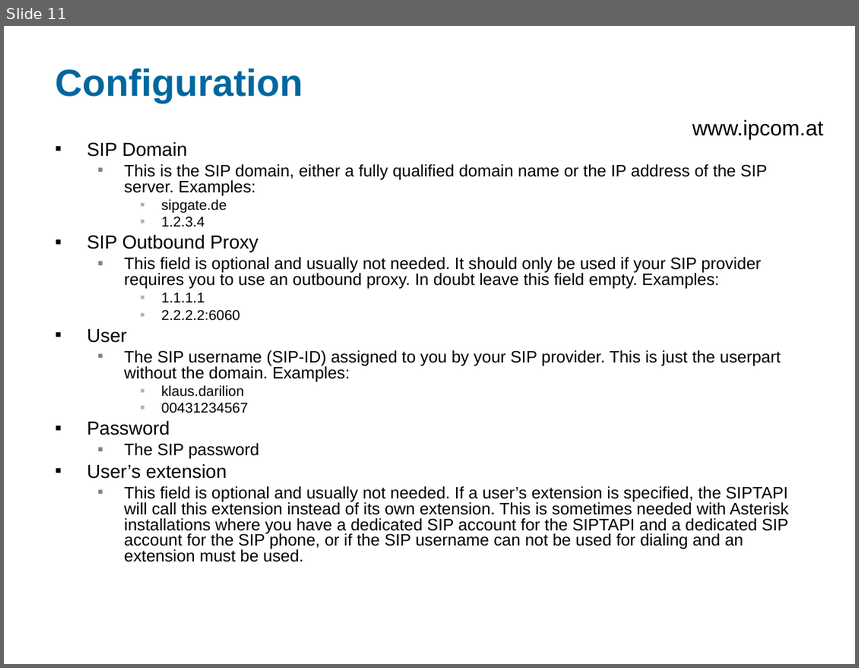
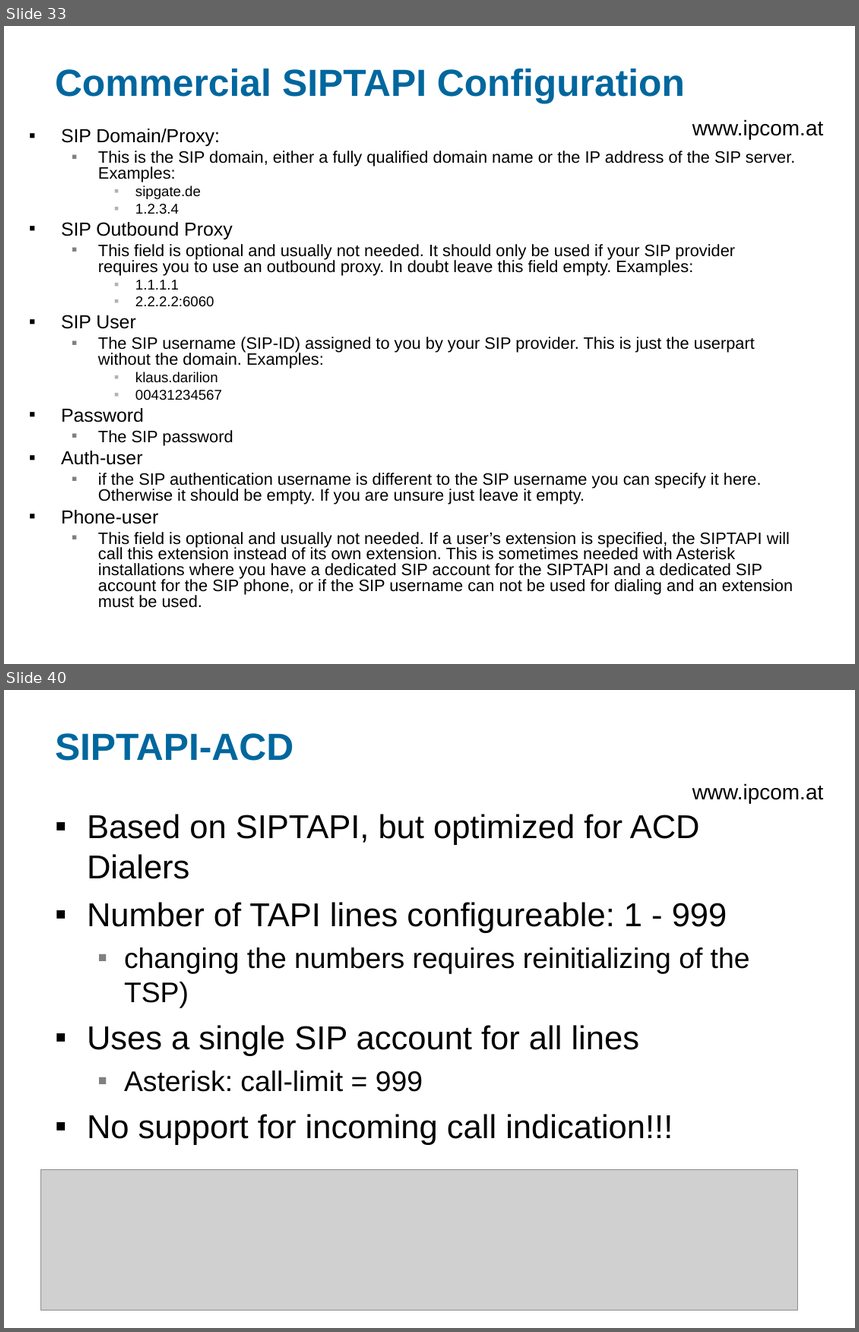
Before and after one commit to egilkh/siptapi, a slide deck: doc/SIPTAPI-README.ppt. Shown one above the other, each under a label of ours: slide 11 before the commit, slides 33 and 40 after it; the slides between them are not shown. The pictures are 859x668 and 859x1332 pixels, drawn with LibreOffice and Linux fonts; fonts in the diff are those of the drawing; grey boxes stand for pictures; background and template pictures are left out. Boxes give left, top, right and bottom in pixels: in the first picture for what was removed or moved away, otherwise in the second. Text is boxed around its words. In the diff, an @@ line names an element or a change of style, - is before the commit and + after.

Commit message:
READMe now also contains the description of the commercial SIPTAPI

```diff
--- a/doc/SIPTAPI-README.ppt
+++ b/doc/SIPTAPI-README.ppt
@@ slide 40 added at <box>4,690,855,1328</box>, background #FFFFFF; not listed: 1 template element that a slide beside it also shows @@
@@ title added at <box>55,733,294,761</box>, 32 pt, text #00679E, bold @@
+SIPTAPI-ACD
@@ text added at <box>87,814,750,1145</box>, 28 pt, text #000000 @@
+▪ Based on SIPTAPI, but optimized for ACD Dialers
+▪ Number of TAPI lines configureable: 1 - 999
+  ▪ changing the numbers requires reinitializing of the TSP)
+▪ Uses a single SIP account for all lines
+  ▪ Asterisk: call-limit = 999
+▪ No support for incoming call indication!!!
@@ picture added at <box>40,1170,798,1312</box> @@
@@ what was slide 11 is now slide 33 @@
@@ slide 33 changed as well @@
@@ title at <box>55,69,685,104</box>: text changed @@
-Configuration
+Commercial SIPTAPI Configuration
@@ text at <box>61,129,795,608</box>: text changed @@
-▪ User
+▪ SIP User
@@ text "SIP Domain/Proxy:": place and size @@
-text "SIP Domain/Proxy:" at <box>87,142,789,563</box>
+text "SIP Domain/Proxy:" at <box>61,129,795,608</box>
@@ text at <box>61,129,220,146</box>: text changed @@
-▪ SIP Domain
+▪ SIP Domain/Proxy:
@@ text at <box>61,451,762,525</box>: text changed; size 16 to 14 pt @@
-▪ User’s extension
+▪ Auth-user
+  ▪ if the SIP authentication username is different to the SIP username you can specify it here. Otherwise it should be empty. If you are unsure just leave it empty.
+▪ Phone-user
```
Also in this commit, not shown: 2 other slides changed, 17 other slides added, 1 slide removed, 1 other file.
